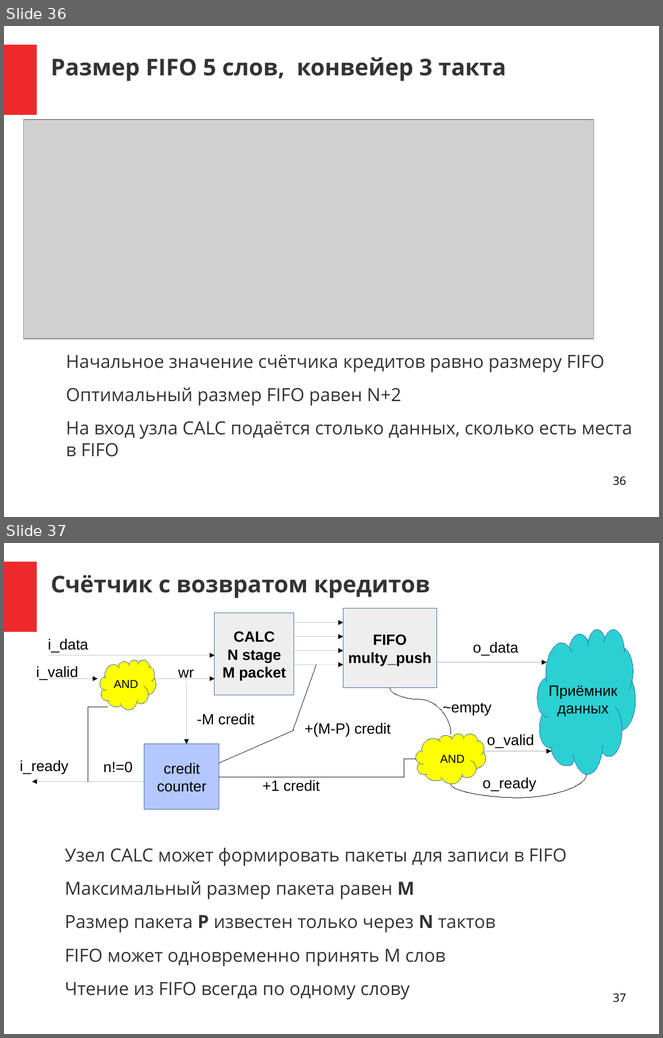
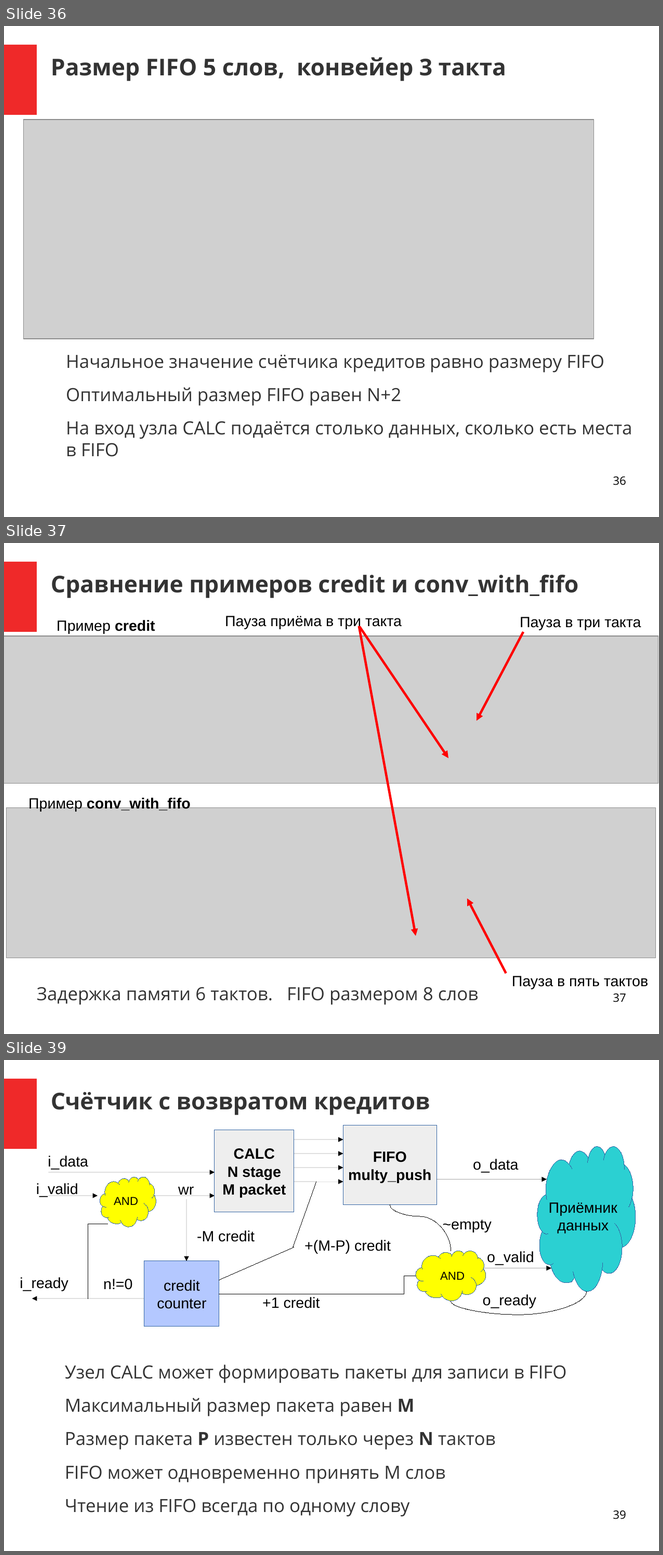
Before and after one commit to DigitalDesignSchool/2021dev, a slide deck: examples/presentation/pr_1.odp. Shown one above the other, each under a label of ours: slides 36 and 37 before the commit, slides 36, 37 and 39 after it; the slides between them are not shown. The pictures are 663x1038 and 663x1555 pixels, drawn with LibreOffice and Linux fonts; fonts in the diff are those of the drawing; grey boxes stand for pictures. Boxes give left, top, right and bottom in pixels: in the first picture for what was removed or moved away, otherwise in the second. Text is boxed around its words. In the diff, an @@ line names an element or a change of style, - is before the commit and + after.

Commit message:
Добавлена статистика в примеры credit и conv_with_fifo

```diff
--- a/examples/presentation/pr_1.odp
+++ b/examples/presentation/pr_1.odp
@@ slide 37 added at bbox=[4, 543, 659, 1034], background #FFFFFF; not listed: 1 template element that a slide beside it also shows @@
@@ title added at bbox=[51, 575, 579, 598], 28 pt, text #333333, bold @@
+Сравнение примеров credit и conv_with_fifo
@@ text added at bbox=[57, 620, 155, 633], 18 pt, text #000000 @@
+Пример credit
@@ text added at bbox=[225, 616, 402, 629], 18 pt, text #000000 @@
+Пауза приёма в три такта
@@ text added at bbox=[520, 617, 641, 630], 18 pt, text #000000 @@
+Пауза в три такта
@@ arrow added from (359, 626) to (416, 936), #FF0000 2.83 pt @@
@@ arrow added from (360, 627) to (449, 758), #FF0000 2.83 pt @@
@@ arrow added from (523, 632) to (477, 721), #FF0000 2.83 pt @@
@@ picture added at bbox=[4, 637, 659, 784] @@
@@ picture added at bbox=[7, 808, 656, 958] @@
@@ text added at bbox=[28, 797, 191, 811], 18 pt, text #000000, bold @@
+Пример conv_with_fifo
@@ arrow added from (506, 974) to (468, 899), #FF0000 2.83 pt @@
@@ text added at bbox=[512, 976, 648, 989], 18 pt, text #000000 @@
+Пауза в пять тактов
@@ text added at bbox=[37, 987, 478, 1005], 22 pt, text #333333 @@
+Задержка памяти 6 тактов. FIFO размером 8 слов
@@ page number added at bbox=[613, 994, 626, 1003], 14 pt, text #000000 @@
+37
@@ what was slide 37 is now slide 39 @@
@@ page number at bbox=[613, 1511, 626, 1520]: text changed @@
-37
+39
```
Also in this commit, not shown: 5 slides changed, 1 other slide added, 33 other files.
